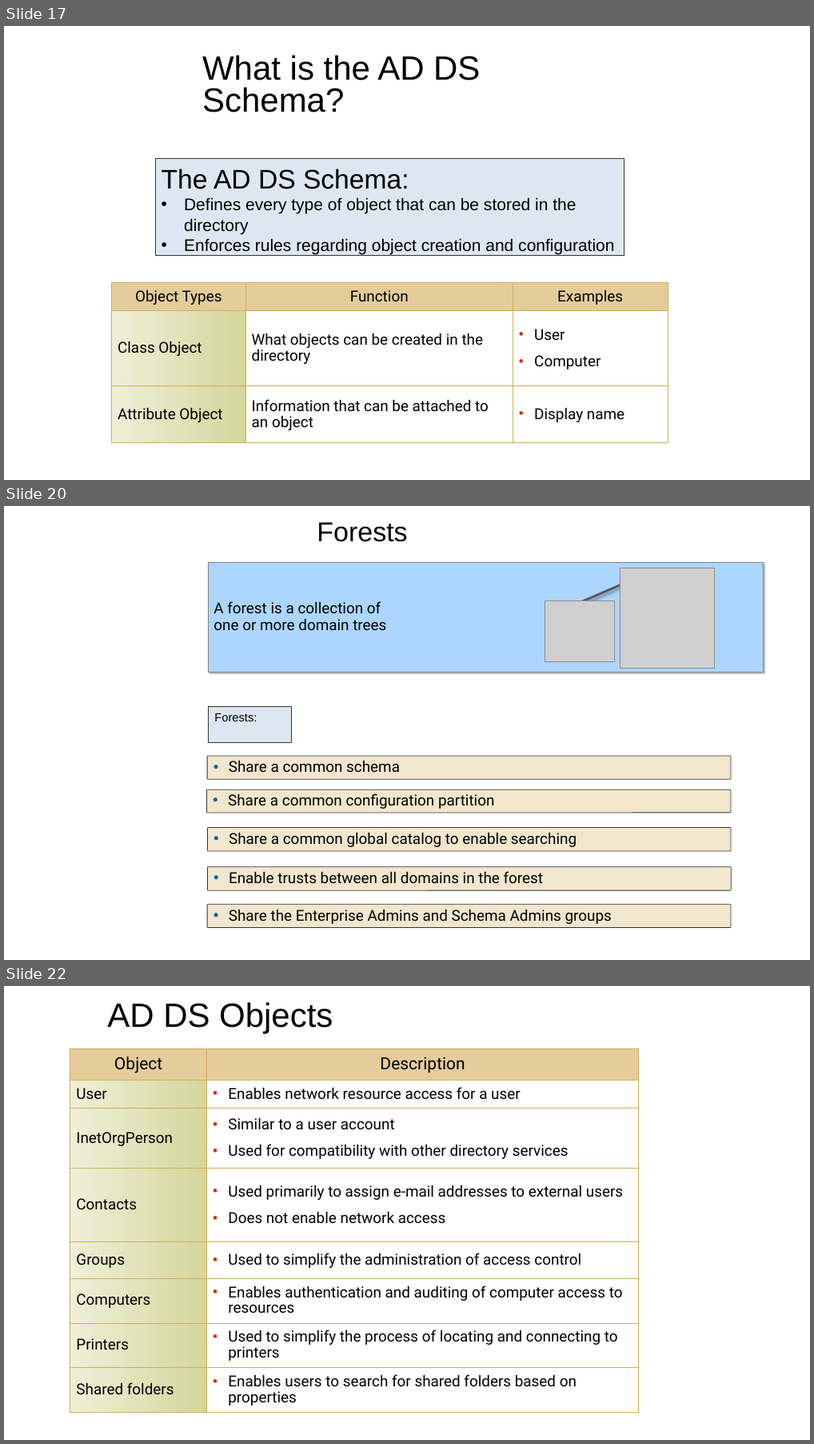
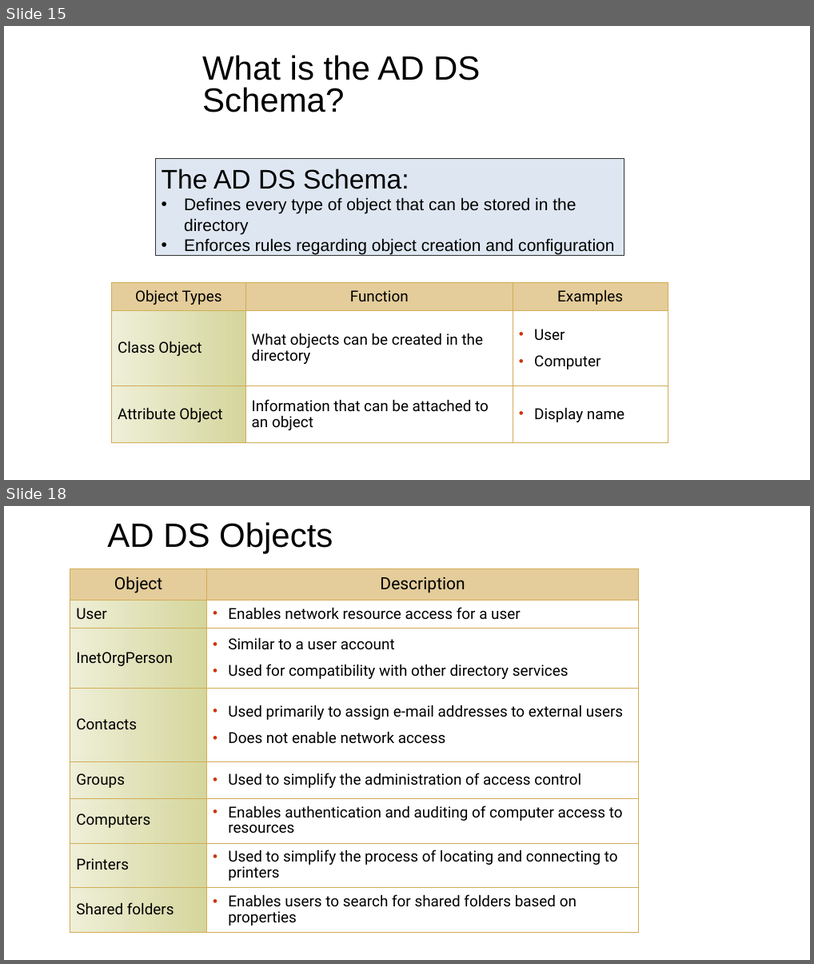
Before and after one commit to dhaval9911/dotfiles, a slide deck: programs/avinash.pptx. Shown one above the other, each under a label of ours: slides 17, 20 and 22 before the commit, slides 15 and 18 after it; the slides between them are not shown. The pictures are 814x1444 and 814x964 pixels, drawn with LibreOffice and Linux fonts; fonts in the diff are those of the drawing; grey boxes stand for pictures; background and template pictures are left out. Boxes give left, top, right and bottom in pixels: in the first picture for what was removed or moved away, otherwise in the second. Text is boxed around its words. In the diff, an @@ line names an element or a change of style, - is before the commit and + after.

```diff
--- a/programs/avinash.pptx
+++ b/programs/avinash.pptx
@@ slide 20 removed at (x1=4, y1=506, x2=810, y2=960), background picture (left out) @@
@@ title removed at (x1=317, y1=522, x2=407, y2=542) @@
-Forests
@@ group removed at (x1=208, y1=562, x2=763, y2=672): 2 pictures, 1 rectangle, 1 line @@
-A forest is a collection of
-one or more domain trees
@@ text removed at (x1=209, y1=707, x2=291, y2=743) @@
-Forests:
@@ rounded rectangle removed at (x1=207, y1=756, x2=731, y2=780) @@
-• Share a common schema
@@ rounded rectangle removed at (x1=206, y1=789, x2=731, y2=812) @@
-• Share a common configuration partition
@@ rounded rectangle removed at (x1=208, y1=828, x2=732, y2=851) @@
-• Share a common global catalog to enable searching
@@ rounded rectangle removed at (x1=208, y1=867, x2=732, y2=890) @@
-• Enable trusts between all domains in the forest
@@ rounded rectangle removed at (x1=207, y1=904, x2=731, y2=928) @@
-• Share the Enterprise Admins and Schema Admins groups
@@ what was slide 17 is now slide 15 @@
@@ what was slide 22 is now slide 18 @@
```
Also in this commit, not shown: 9 slides changed, 3 other slides removed, 1 other file.
